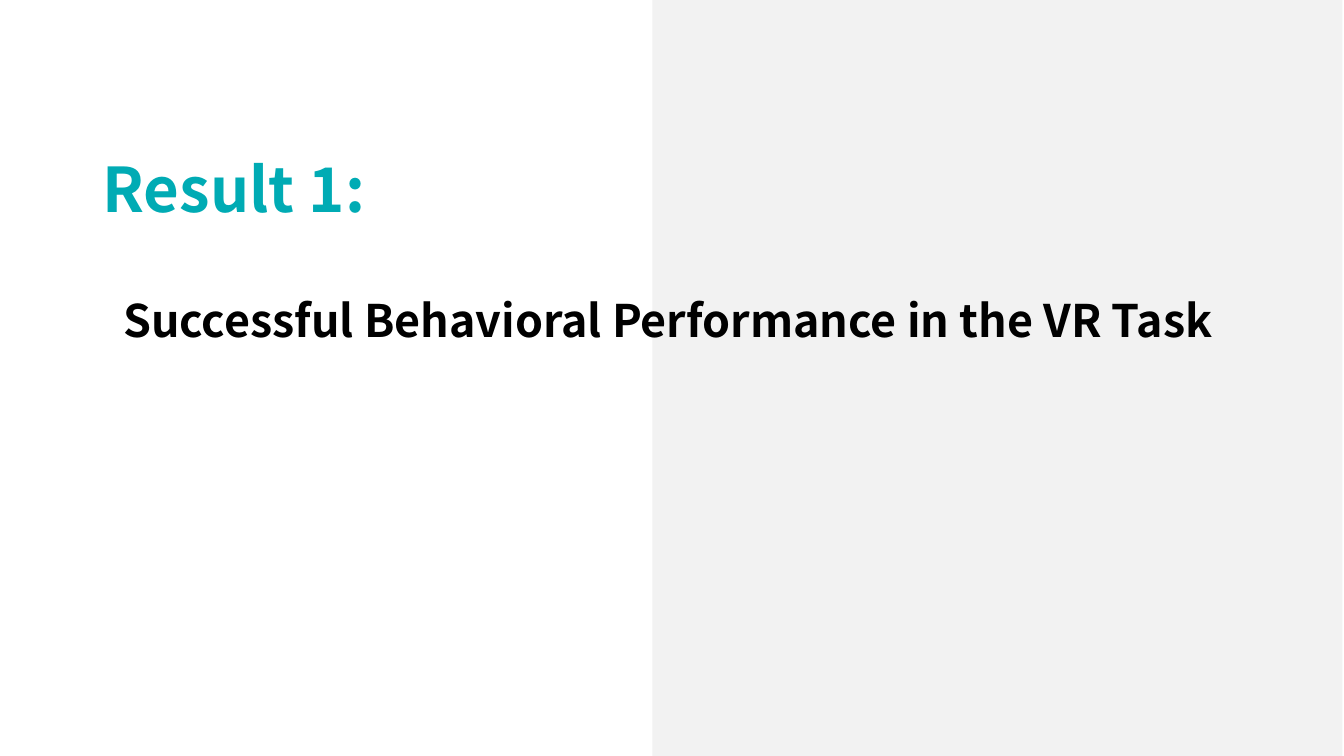
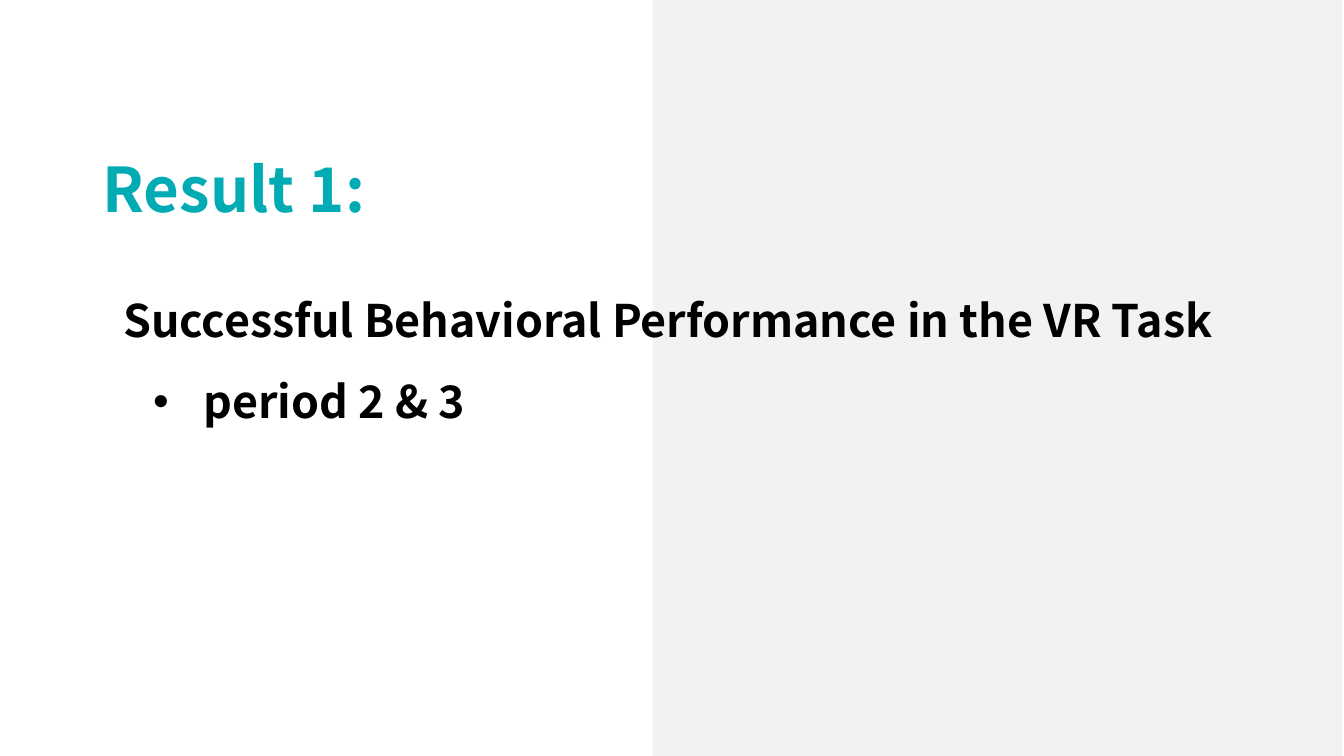
Before and after one commit to lsyoath/sheepy, a slide deck: slide 35 of Event/Lateralization.pptx (slide 27 before the commit). Drawn at 1344x756 pixels with LibreOffice and Linux fonts; fonts in the diff are those of the drawing. Boxes give left, top, right and bottom in pixels: in the first picture for what was removed or moved away, otherwise in the second. Text is boxed around its words. In the diff, an @@ line names an element or a change of style, - is before the commit and + after.

```diff
--- a/Event/Lateralization.pptx
+++ b/Event/Lateralization.pptx
@@ text at (204,381,465,428): paragraph added @@
+    • period 2 & 3
```
Also in this commit, not shown: 2 other slides changed, 9 slides added, 1 slide removed.
